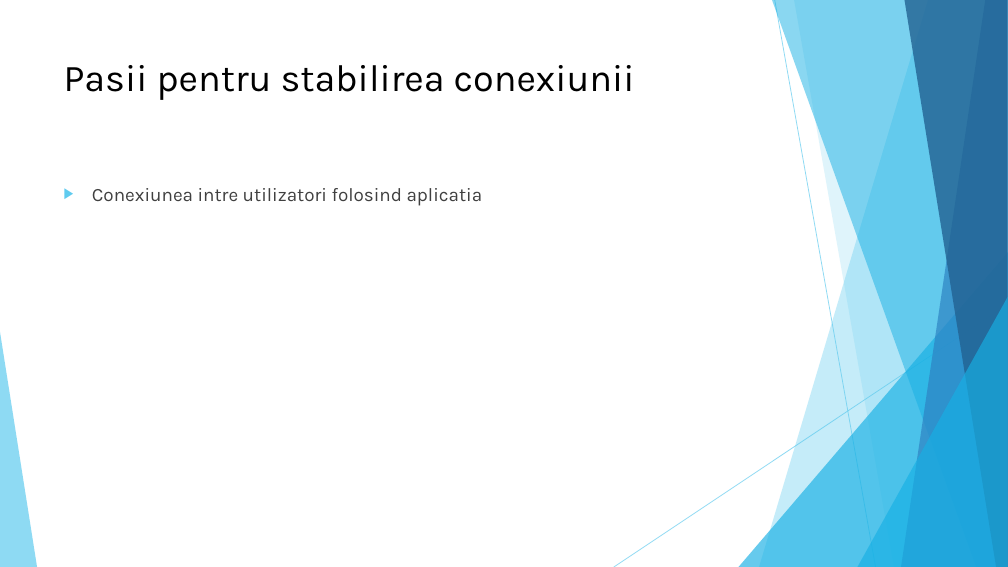
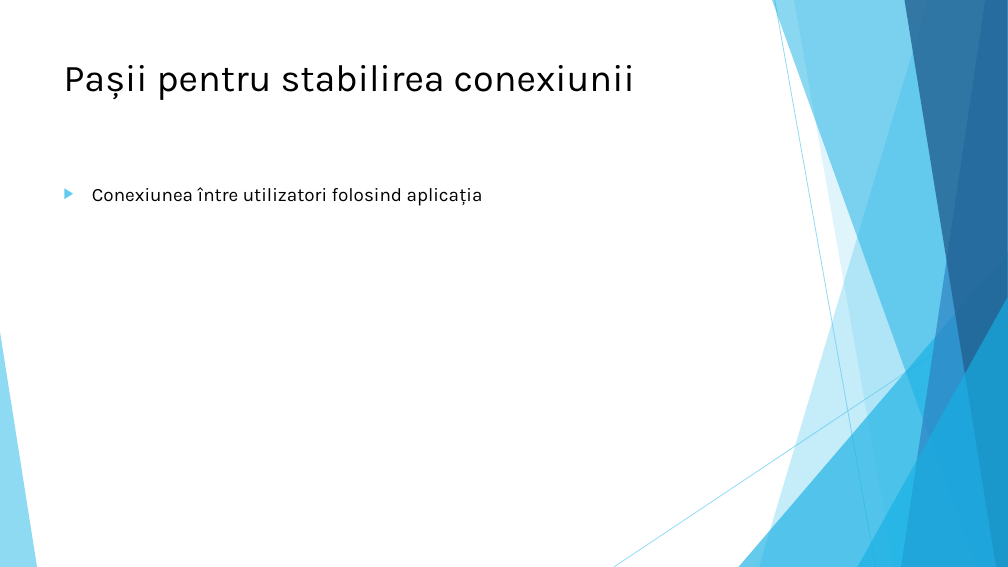
Before and after one commit to Arctigor/webrtc, a slide deck: slide 21 of documentation_ro/licenta_prezentare.pptx. Drawn at 1008x567 pixels with LibreOffice and Linux fonts; fonts in the diff are those of the drawing. Boxes give left, top, right and bottom in pixels: in the first picture for what was removed or moved away, otherwise in the second. Text is boxed around its words. In the diff, an @@ line names an element or a change of style, - is before the commit and + after.

```diff
--- a/documentation_ro/licenta_prezentare.pptx
+++ b/documentation_ro/licenta_prezentare.pptx
@@ title at (x1=64, y1=65, x2=635, y2=100): text changed @@
-Pasii pentru stabilirea conexiunii
+Pașii pentru stabilirea conexiunii
@@ text at (x1=92, y1=187, x2=483, y2=206): text changed; text colour #404040 to #000000 @@
-▶ Conexiunea intre utilizatori folosind aplicatia
+▶ Conexiunea între utilizatori folosind aplicația
```
Also in this commit, not shown: 25 other slides changed, 2 other files.
